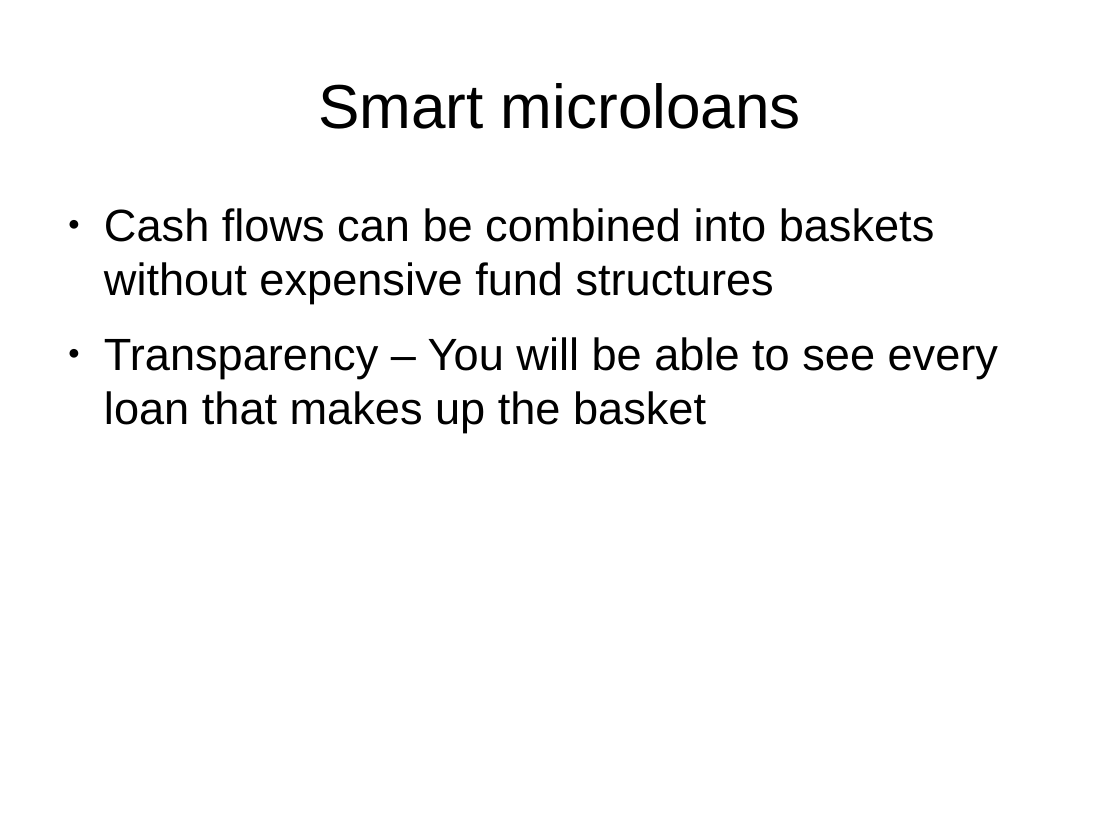
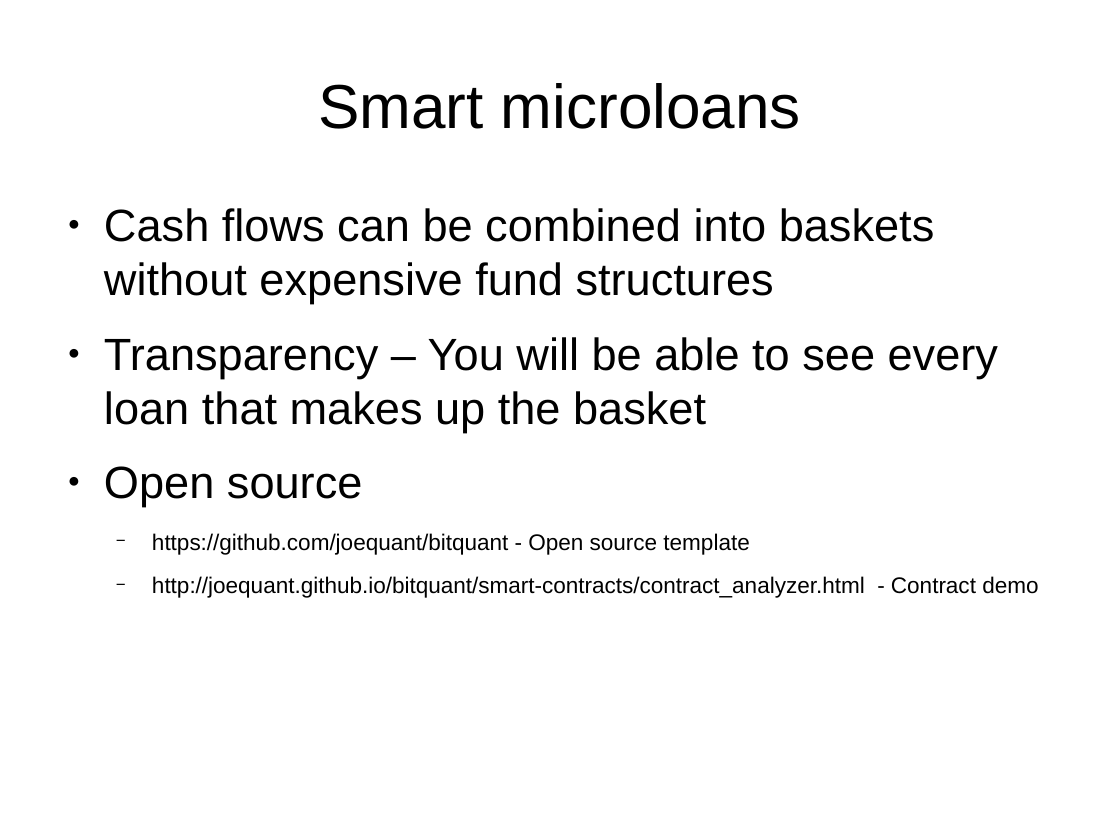
Before and after one commit to joequant/bitquant, a slide deck: slide 12 of pitchdecks/smartmicroloanshk.odp. Drawn at 1120x840 pixels with LibreOffice and Linux fonts; fonts in the diff are those of the drawing. Boxes give left, top, right and bottom in pixels: in the first picture for what was removed or moved away, otherwise in the second. Text is boxed around its words. In the diff, an @@ line names an element or a change of style, - is before the commit and + after.

Commit message:
add links to smartmicroloans

```diff
--- a/pitchdecks/smartmicroloanshk.odp
+++ b/pitchdecks/smartmicroloanshk.odp
@@ text at bbox=[104, 466, 1038, 598]: paragraphs added @@
+● Open source
+  − https://github.com/joequant/bitquant - Open source template
+  − http://joequant.github.io/bitquant/smart-contracts/contract_analyzer.html - Contract demo
```
Also in this commit, not shown: 1 other slide changed, 1 other file.
